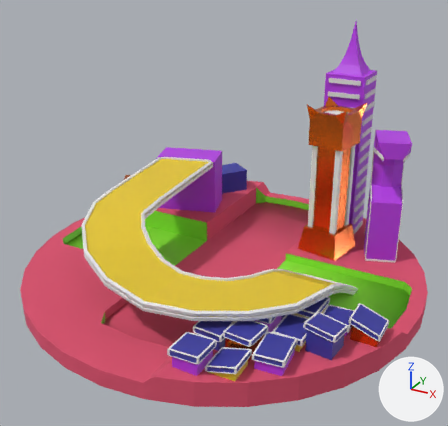
Before and after pictures for a commit that changed the FBX model Assets/model/city.fbx.
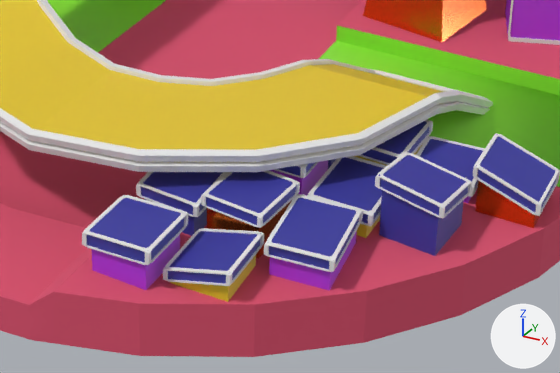
Old and new are each drawn whole from a 50 mm lens placed at (9.59, -17.43, 11.26), pointed at (0.33, -0.6, 2.84) and again close up on the part from 29% to 87% of the width and 57% to 97% of the height. The axes (+X, +Y, +Z) are drawn at lower right. The lights are the same throughout. Where no turn or scale is listed for an object, it has been applied to the vertices. Vertices at the same position are counted once.

The older version as bpy lines, for what is in view:
```python
ob_roof_12 = bpy.data.objects.new('Roof 12', me_cube_041)
ob_roof_12.location = (0.0, 0.0, 0.0)
ob_roof_12_001 = bpy.data.objects.new('Roof 12.001', me_cube_071)
ob_roof_12_001.location = (0.0, 0.0, 0.0)
ob_roof_13_001 = bpy.data.objects.new('Roof 13.001', me_cube_075)
ob_roof_13_001.location = (0.0, 0.0, 0.0)
ob_roof_4 = bpy.data.objects.new('Roof 4', me_cube_036)
ob_roof_4.location = (0.0, 0.0, 0.0)
ob_roof_8 = bpy.data.objects.new('Roof 8', me_cube_040)
ob_roof_8.location = (0.0, 0.0, 0.0)
ob_roof_8_001 = bpy.data.objects.new('Roof 8.001', me_cube_070)
ob_roof_8_001.location = (0.0, 0.0, 0.0)
# also in view: 'House 13' at (2.27, -5.86, 1.14); 'Ground' at (0.0, 0.0, 0.6); 'Roof 14' at (3.22, -5.59, 1.14); 'Roof 10.001' at (2.28, -4.61, 1.37); 'House 14' at (3.21, -5.6, 1.04)
```
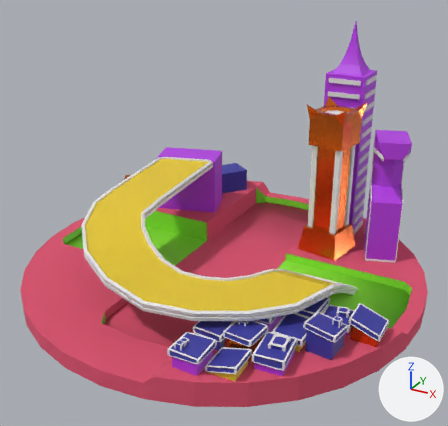
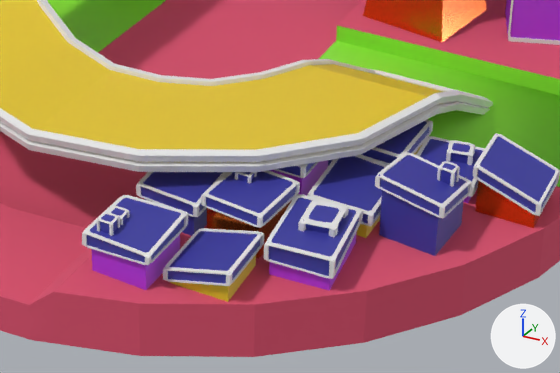
What changed in the scene script:
```text
Change me_cube_040:
    where me_cube_040.from_pydata(...)  # 8 vertices, 6 faces; spans x 3.774..4.632, y -4.042..-2.962, z 1.113..1.275
    me_cube_040 part 4
    me_cube_040.vertices[3].co: (3.774, -2.964, 1.275) -> (3.774, -2.964, 1.351)
Change me_cube_071:
    remove me_cube_071.from_pydata(...)  # 720 vertices, 736 faces; spans x 3.66..4.653, y -5.344..-4.1, z 1.181..1.362
    add me_cube_071.from_pydata(...)  # 800 vertices, 816 faces; spans x 3.66..4.654, y -5.344..-4.1, z 1.091..1.362
    me_cube_071 part 2: 70 vertices moved from x 3.669..4.653, y -5.344..-4.209, z 1.189..1.336 to x 3.669..4.654, y -5.344..-4.181, z 1.177..1.335; 182 vertices removed from x 3.669..4.652, y -5.344..-4.201, z 1.181..1.225; 262 vertices added at x 3.667..4.653, y -5.344..-4.173, z 1.091..1.22
Change me_cube_070:
    remove me_cube_070.from_pydata(...)  # 720 vertices, 736 faces; spans x 3.747..4.66, y -4.076..-2.928, z 1.108..1.281
    add me_cube_070.from_pydata(...)  # 760 vertices, 777 faces; spans x 3.747..4.66, y -4.076..-2.928, z 1.108..1.352
    me_cube_070 part 3: 102 vertices moved from x 3.747..4.577, y -3.975..-2.928, z 1.143..1.281 to x 3.747..4.594, y -3.969..-2.928, z 1.144..1.331; 70 vertices removed from x 3.747..3.935, y -3.975..-2.929, z 1.265..1.281; 110 vertices added at x 3.747..4.024, y -3.997..-2.929, z 1.268..1.352
Change me_cube_041:
    where me_cube_041.from_pydata(...)  # 8 vertices, 6 faces; spans x 3.689..4.625, y -5.307..-4.137, z 1.186..1.356
    me_cube_041 part 1
    me_cube_041.vertices[0].co: (3.793, -5.307, 1.186) -> (3.793, -5.307, 1.116)  # pixel (266, 254) -> not seen
    me_cube_041.vertices[4].co: (4.623, -5.227, 1.194) -> (4.623, -5.227, 1.095)
Change me_cube_075:
    remove me_cube_075.from_pydata(...)  # 728 vertices, 744 faces; spans x 1.769..2.749, y -6.327..-5.381, z 1.241..1.5
    add me_cube_075.from_pydata(...)  # 704 vertices, 721 faces; spans x 1.769..2.749, y -6.327..-5.381, z 1.241..1.497
    me_cube_075 part 5: 78 vertices moved from x 1.854..2.735, y -6.327..-5.585, z 1.323..1.488 to x 1.861..2.739, y -6.327..-5.585, z 1.324..1.488; 102 vertices removed from x 1.853..2.749, y -6.327..-5.448, z 1.409..1.5; 78 vertices added at x 1.866..2.749, y -6.326..-5.456, z 1.411..1.496
Add ob_roof_4_002:
    ob_roof_4_002 = bpy.data.objects.new('Roof 4.002', me_cube_063_1)  # 576 vertices, 590 faces; spans x -0.252..0.252, y -0.301..0.301, z 0.112..0.41; in mat_blue (blue #3b3ca1), mat_green_glow (white #e7e7e7)
    ob_roof_4_002.location = (4.22, -4.59, 1.07)
Add ob_roof_4_006:
    ob_roof_4_006 = bpy.data.objects.new('Roof 4.006', me_cube_066_1)  # 576 vertices, 590 faces; spans x -0.114..0.114, y -0.103..0.103, z -0.094..0.094; in mat_blue (blue #3b3ca1), mat_green_glow (white #e7e7e7)
    ob_roof_4_006.location = (3.04, -4.41, 1.53)
Add ob_roof_4_004:
    ob_roof_4_004 = bpy.data.objects.new('Roof 4.004', me_cube_066_1.copy())
    ob_roof_4_004.location = (2.03, -6.1, 1.52)
Add ob_roof_4_007:
    ob_roof_4_007 = bpy.data.objects.new('Roof 4.007', me_cube_067_1)  # 576 vertices, 590 faces; spans x -0.116..0.116, y -0.111..0.11, z -0.211..0.211; in mat_blue (blue #3b3ca1), mat_green_glow (white #e7e7e7)
    ob_roof_4_007.location = (5.37, -3.32, 1.59)
Add ob_roof_4_003:
    ob_roof_4_003 = bpy.data.objects.new('Roof 4.003', me_cube_060_1)  # 576 vertices, 590 faces; spans x 4.573..4.967, y -2.76..-2.399, z 1.016..1.314; in mat_blue (blue #3b3ca1), mat_green_glow (white #e7e7e7)
    ob_roof_4_003.location = (0.38, 0.48, 0.02)
Add ob_roof_4_005:
    ob_roof_4_005 = bpy.data.objects.new('Roof 4.005', me_cube_066_1.copy())
    ob_roof_4_005.location = (2.02, -5.88, 1.46)
```

Where the change shows, as pixel boxes [x1, y1, x2, y2] in the close-ups (560 x 373 px; the box of a moved part takes in the faces that stretch with it):
'Roof 12', reshaped (10% taller): before [269, 198, 359, 269]; after [269, 198, 359, 276]
'Roof 8', reshaped: before [314, 157, 384, 223]; after [314, 156, 385, 223]
'Roof 12.001', reshaped (9% taller): before [264, 194, 363, 272]; after [264, 194, 363, 279]
'Roof 4.002', added: after [298, 200, 349, 238]
'Roof 8.001', reshaped: before [307, 156, 386, 226]; after [307, 155, 388, 226]
'Roof 4.003', added: after [446, 140, 475, 165]
'Roof 4.007', added: after [437, 161, 460, 187]
'Roof 4.004', added: after [96, 212, 120, 236]
'Roof 4.005', added: after [108, 206, 130, 225]
'Roof 4.006', added: after [235, 172, 257, 184]
part 1 of me_cube_041, moved or reshaped: before [269, 218, 359, 269]; after [269, 218, 359, 276]
part 2 of me_cube_071, moved or reshaped: before [264, 222, 361, 272]; after [264, 222, 361, 279]
part 3 of me_cube_070, moved or reshaped: before [308, 156, 386, 195]; after [308, 155, 388, 195]
part 4 of me_cube_040, moved or reshaped: before [314, 157, 384, 195]; after [314, 156, 385, 195]
part 5 of me_cube_075, moved or reshaped: [82, 210, 189, 265] in both
